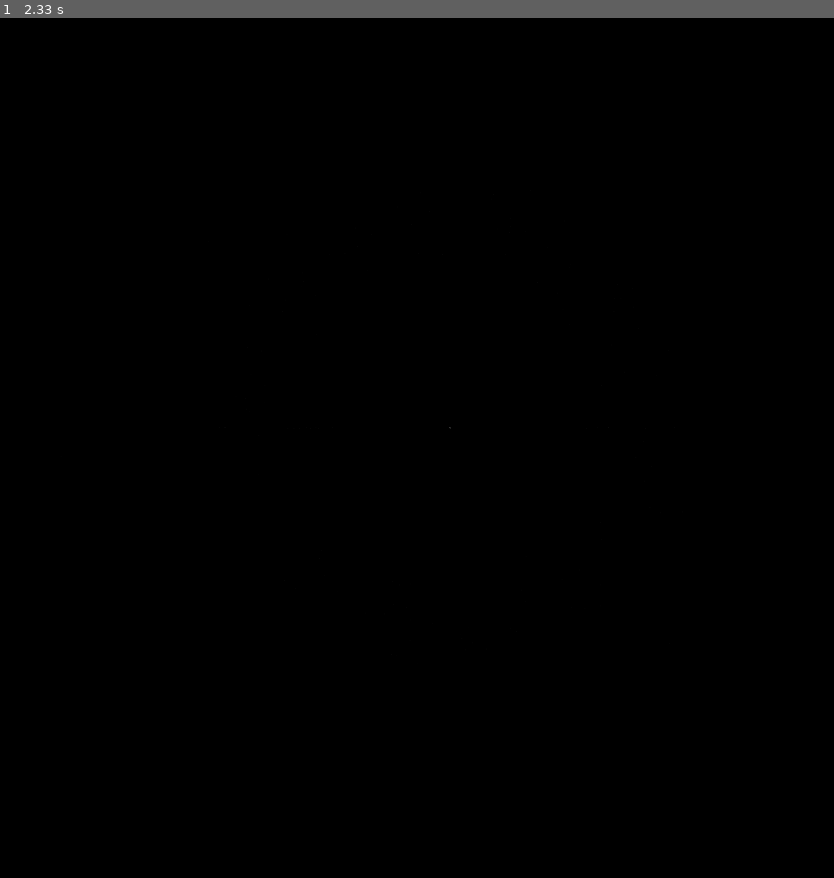
Above: before the commit, frame 1.
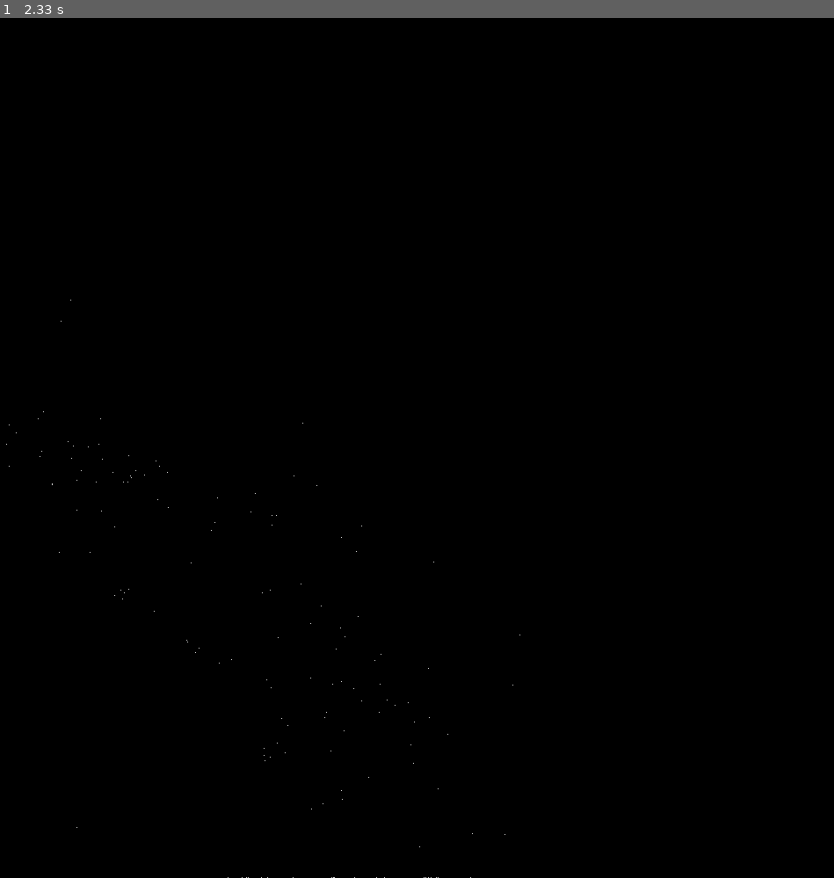
Above: after the commit, the same moment.

Repository: Mocha2007/fractal
Game: pygame game, started from random_poly.py
Two runs of this game, one before a commit and one after it. Both use one fixed random seed, a clock stepped at 60 frames per second and the inputs below.
Inputs:
- Up to frame 1 (2.33 s): no input

The runs differ from the first frame. In frame 1, less than 0.1% of the frame differs, in the area x 0-63%, y 32-100%.

Commit message:
Update random_poly.py

Diff:
--- a/random_poly.py
+++ b/random_poly.py
@@ -2,17 +2,16 @@
 from random import randint, random
 from common import newton
 
-black = 0, 0, 0
-red = 255, 0, 0
+white = 255, 255, 255
 
 size = 1024, 1024
 width, height = size
 
-r_min = -1
-r_max = 1
-i_min = -1
-i_max = 1
-degree = 20 # random quadratics
+r_min = 0
+r_max = 2
+i_min = 0
+i_max = 2
+degree = 24 # random quadratics
 max_coeff_mag = 1
 
 graph_width = r_max - r_min
@@ -32,33 +31,34 @@
 
 
 def get_coords_from_z(z: complex) -> tuple[int, int]:
-	x = map_to_range(0, width, z.real / (2*graph_width) + 1/2)
-	y = map_to_range(height, 0, z.imag / (2*graph_height) + 1/2)
+	x = map_to_range(0, width, z.real / graph_width)
+	y = map_to_range(height, 0, z.imag / graph_height)
 	return int(x), int(y)
 
 
 def heat(coords: tuple[int, int]) -> None:
-	current_color = screen.get_at(coords)
-	current_color.r += 10
-	current_color.g += 10
-	current_color.b += 10
-	screen.set_at(coords, current_color)
+	screen.set_at(coords, white)
+
+
+def fourfold_symmetry(z: complex) -> None:
+	_z = abs(z.real) + 1j*abs(z.imag)
+	coords = get_coords_from_z(_z)
+	try:
+		heat(coords)
+	except (IndexError, OverflowError, ValueError):
+		pass
 
 
 def plotting():
 	while 1:
 		# generate random polynomial
-		c = [randint(-max_coeff_mag, max_coeff_mag) for _ in range(degree+1)]
+		c = [(-1)**randint(0, 1) for _ in range(degree+1)]
 		f = lambda x: sum(c[i]*x**i for i in range(degree+1))
 		# find ONE root of it
 		initial_guess = 1j**(4*random())
 		r = newton(f, initial_guess)[-1]
 		# disp
-		coords = get_coords_from_z(r)
-		try:
-			heat(coords)
-		except (IndexError, OverflowError, ValueError):
-			continue
+		fourfold_symmetry(r)
 		refresh()
 		# check if exiting
 		for event in pygame.event.get():
